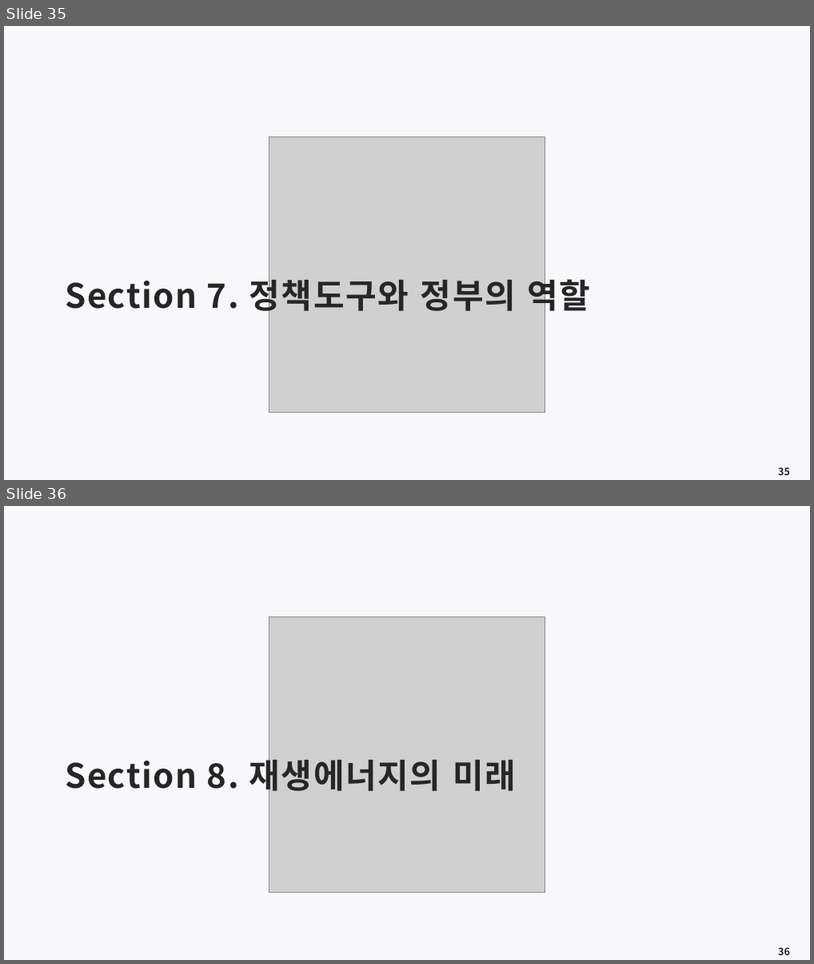
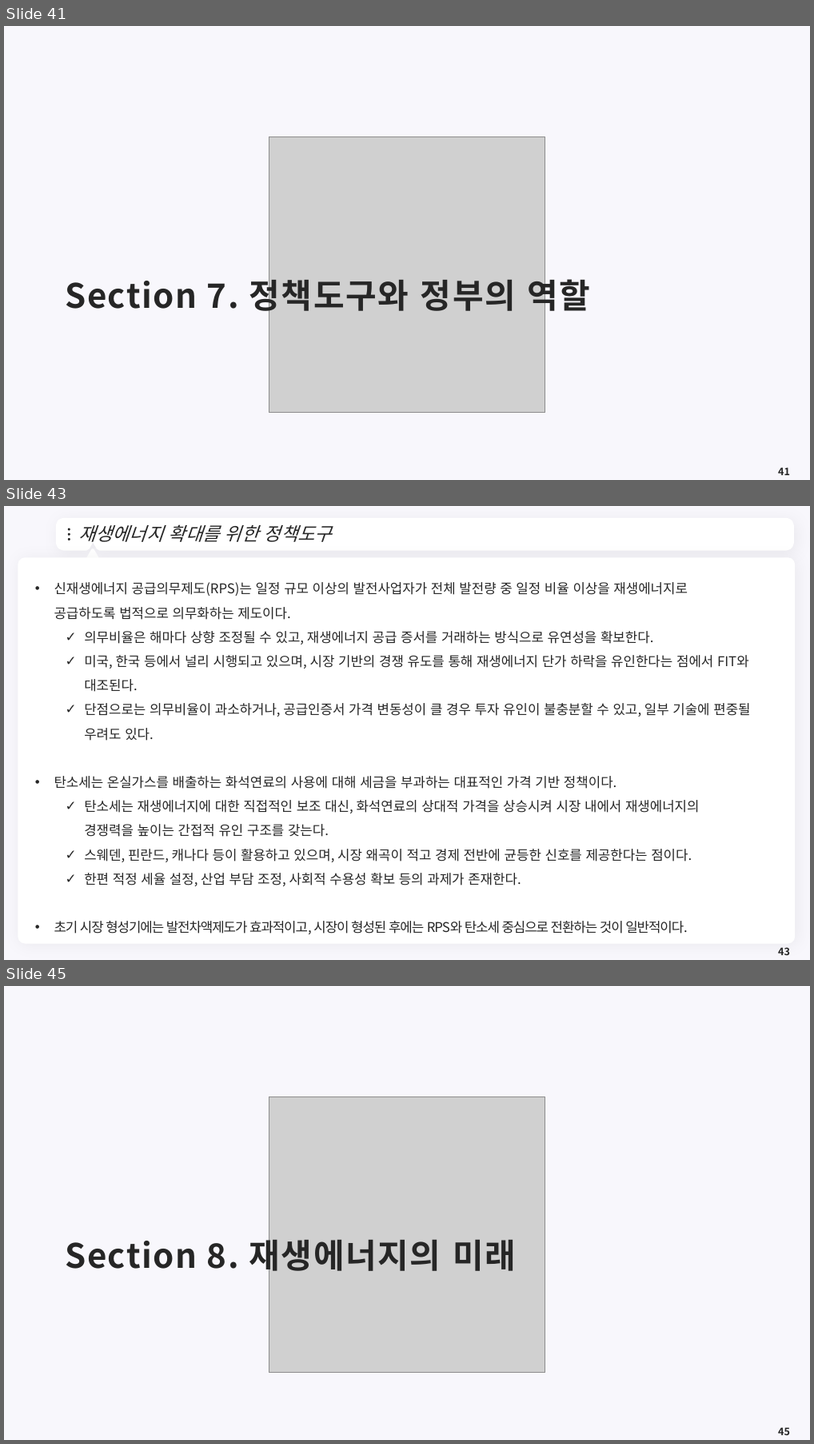
Before and after one commit to meandthey/Teaching, a slide deck: 에너지경제학/자원에너지경제학_Chapter_6 (재생에너지).pptx. Shown one above the other, each under a label of ours: slides 35 and 36 before the commit, slides 41, 43 and 45 after it; the slides between them are not shown. The pictures are 814x964 and 814x1444 pixels, drawn with LibreOffice and Linux fonts; fonts in the diff are those of the drawing; grey boxes stand for pictures; background and template pictures are left out. Boxes give left, top, right and bottom in pixels: in the first picture for what was removed or moved away, otherwise in the second. Text is boxed around its words. In the diff, an @@ line names an element or a change of style, - is before the commit and + after.

```diff
--- a/에너지경제학/자원에너지경제학_Chapter_6 (재생에너지).pptx
+++ b/에너지경제학/자원에너지경제학_Chapter_6 (재생에너지).pptx
@@ slide 43 added at (x1=4, y1=506, x2=810, y2=960), background #F8F7FC @@
@@ freeform shape added at (x1=59, y1=521, x2=792, y2=548), fill #FFFFFF, outline #FFFFFF 7.25 pt @@
@@ ellipse added at (x1=68, y1=528, x2=70, y2=531), fill #262626 @@
@@ title added at (x1=78, y1=524, x2=332, y2=542), 22 pt, text #262626, italic @@
+재생에너지 확대를 위한 정책도구
@@ ellipse added at (x1=68, y1=533, x2=70, y2=536), fill #262626 @@
@@ ellipse added at (x1=68, y1=538, x2=70, y2=540), fill #262626 @@
@@ triangle added at (x1=86, y1=550, x2=99, y2=562), fill #FFFFFF, outline #FFFFFF 3.75 pt @@
@@ freeform shape added at (x1=775, y1=530, x2=782, y2=540), fill #FFFFFF @@
@@ rounded rectangle added at (x1=18, y1=557, x2=796, y2=944), fill #FFFFFF @@
@@ text added at (x1=54, y1=582, x2=750, y2=934), 16 pt, text #262626 @@
+• 신재생에너지 공급의무제도(RPS)는 일정 규모 이상의 발전사업자가 전체 발전량 중 일정 비율 이상을 재생에너지로 공급하도록 법적으로 의무화하는 제도이다.
+  ✓ 의무비율은 해마다 상향 조정될 수 있고, 재생에너지 공급 증서를 거래하는 방식으로 유연성을 확보한다.
+  ✓ 미국, 한국 등에서 널리 시행되고 있으며, 시장 기반의 경쟁 유도를 통해 재생에너지 단가 하락을 유인한다는 점에서 FIT와 대조된다.
+  ✓ 단점으로는 의무비율이 과소하거나, 공급인증서 가격 변동성이 클 경우 투자 유인이 불충분할 수 있고, 일부 기술에 편중될 우려도 있다.
+• 탄소세는 온실가스를 배출하는 화석연료의 사용에 대해 세금을 부과하는 대표적인 가격 기반 정책이다.
+  ✓ 탄소세는 재생에너지에 대한 직접적인 보조 대신, 화석연료의 상대적 가격을 상승시켜 시장 내에서 재생에너지의 경쟁력을 높이는 간접적 유인 구조를 갖는다.
+  ✓ 스웨덴, 핀란드, 캐나다 등이 활용하고 있으며, 시장 왜곡이 적고 경제 전반에 균등한 신호를 제공한다는 점이다.
+  ✓ 한편 적정 세율 설정, 산업 부담 조정, 사회적 수용성 확보 등의 과제가 존재한다.
+• 초기 시장 형성기에는 발전차액제도가 효과적이고, 시장이 형성된 후에는 RPS와 탄소세 중심으로 전환하는 것이 일반적이다.
@@ page number added at (x1=778, y1=947, x2=790, y2=955), 12 pt, text #262626, bold @@
+43
@@ what was slide 35 is now slide 41 @@
@@ page number at (x1=778, y1=467, x2=790, y2=475): text changed @@
-35
+41
@@ what was slide 36 is now slide 45 @@
@@ page number at (x1=778, y1=1427, x2=790, y2=1435): text changed @@
-36
+45
```
Also in this commit, not shown: 8 other slides added, 2 other files.
